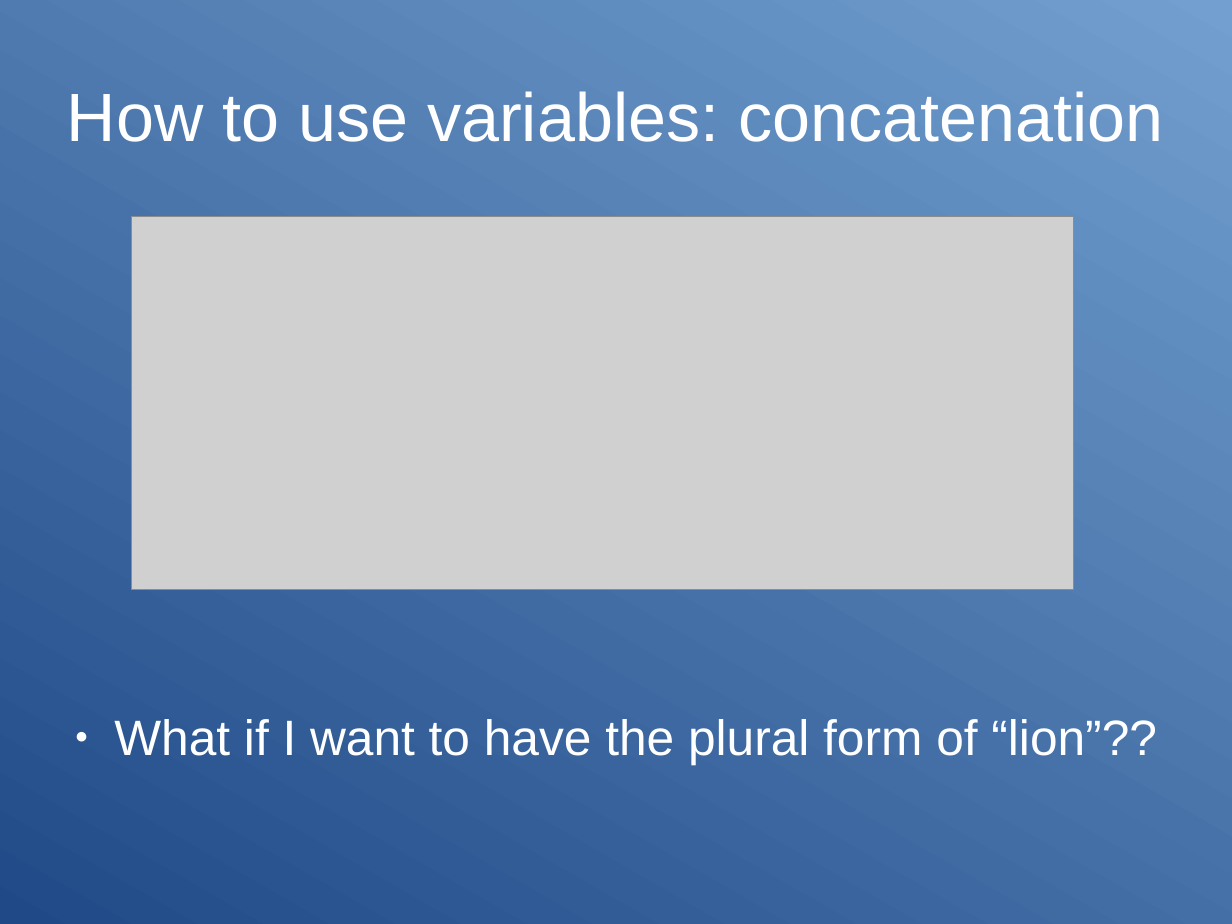
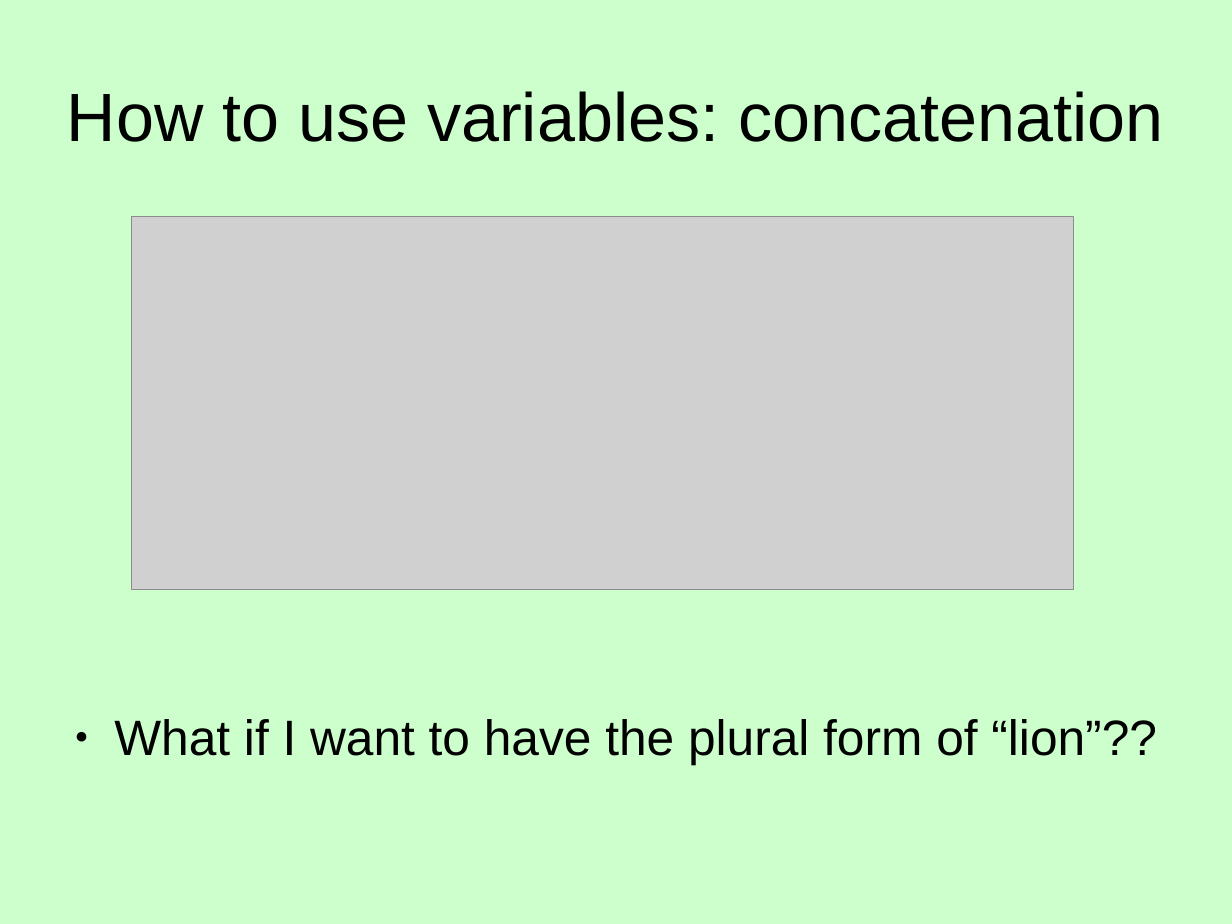
Before and after one commit to Clibre/An-introduction-to-bash, a slide deck: slide 85 of presentation/presentation.odp. Drawn at 1232x924 pixels with LibreOffice and Linux fonts; fonts in the diff are those of the drawing; grey boxes stand for pictures. Boxes give left, top, right and bottom in pixels: in the first picture for what was removed or moved away, otherwise in the second. Text is boxed around its words. In the diff, an @@ line names an element or a change of style, - is before the commit and + after.

```diff
--- a/presentation/presentation.odp
+++ b/presentation/presentation.odp
@@ background gradient #204A87 to #729FCF to #CCFFCC @@
@@ title "How to use variables: concatenation" at bbox=[67, 91, 1163, 142]: text colour #FFFFFF to #000000 @@
@@ text "What if I want to ..." at bbox=[114, 719, 1157, 764]: text colour #FFFFFF to #000000; bullet colour #FFFFFF to #000000 @@
```
Also in this commit, not shown: 115 other slides changed, 1 other file.
